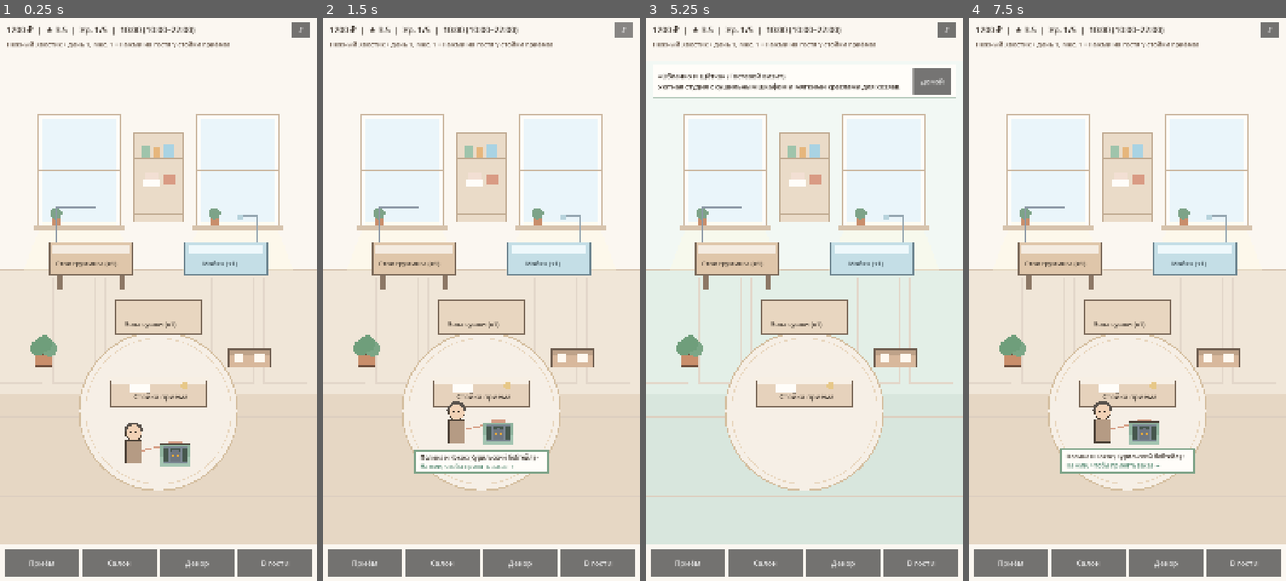
Above: before the commit, frames 1-4 (left to right).
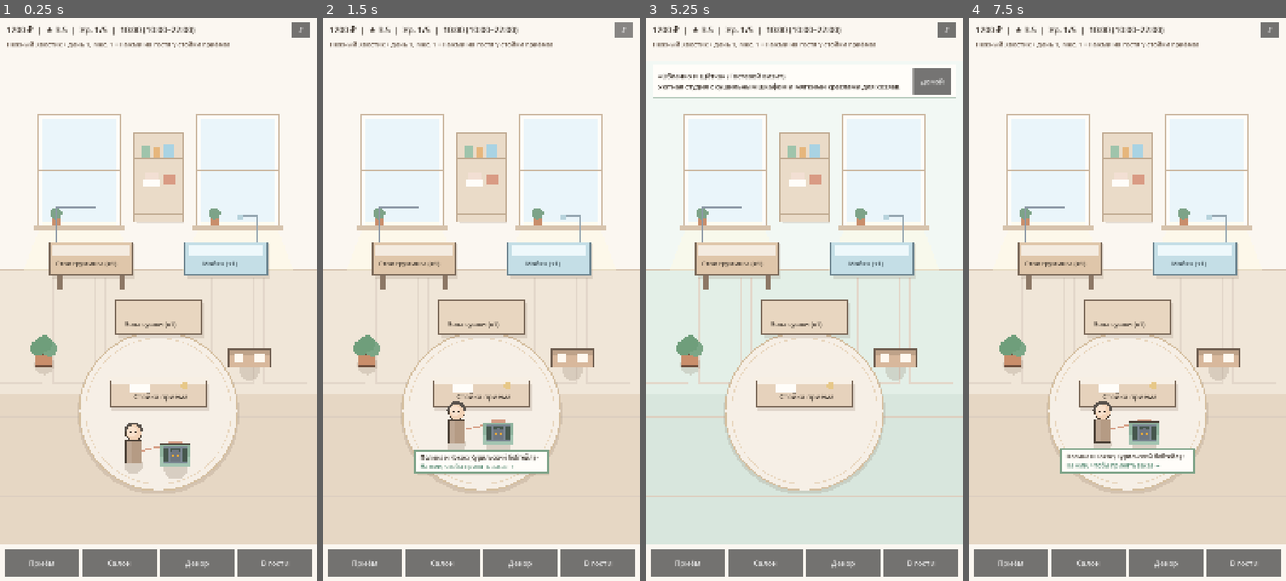
Above: after the commit, the same moments.

Repository: Div1kik/GroomingSalon
Game: Godot game, scene res://scenes/main.tscn
The game is run twice, just before and just after one commit, with the same random seed, the same clock (stepped at 60 frames per second) and the same inputs.
Inputs:
- Up to frame 1 (0.25 s): no input
- Up to frame 2 (1.5 s): click "♪" at 0.5 s; click "×" at 1.25 s
- Up to frame 3 (5.25 s): click "Приём" at 2 s; click "Салон" at 2.75 s; click "Декор" at 3.5 s; click "В гости" at 4.25 s; click "Домой" at 5 s
- Up to frame 4 (7.5 s): click "♪" at 5.75 s; click "×" at 6.5 s; click "Домой" at 7.25 s

The runs differ from the first frame. In frame 1, 1.0% of the frame differs, in the area x 10-86%, y 36-82%; in frame 2, 0.9%; in frame 3, 1.1%, in the area x 10-86%, y 36-70%; in frame 4, 0.8%.

Commit message:
Refactor drawing logic and update sound effects
Refactor drawing and zoom calculations for improved performance and clarity. Update sound effects for better user experience.

Diff:
--- a/scripts/salon_world.gd
+++ b/scripts/salon_world.gd
@@ -45,7 +45,7 @@
 		waiting_pet = state.spawn_pet_client()
 		_walk_progress = 0.0
 		if sound != null:
-			sound.play_soft_pop(1.35)
+			sound.play_door_bell()
 		queue_redraw()
 
 func get_current_pet() -> Dictionary:
@@ -53,6 +53,17 @@
 		waiting_pet = state.spawn_pet_client()
 		_walk_progress = 1.0
 	return waiting_pet
+
+func _get_view_size() -> Vector2:
+	var vp := get_viewport_rect().size
+	if vp.x <= 10.0 or vp.y <= 10.0:
+		return Vector2(1080.0, 1920.0)
+	return vp
+
+func _get_effective_zoom() -> float:
+	var vp := _get_view_size()
+	var auto_fit: float = max(1.0, vp.x / 1080.0)
+	return camera_zoom * auto_fit
 
 func _process(delta: float) -> void:
 	_anim_time += delta
@@ -163,7 +174,8 @@
 			state.update_decor_position(dragging_decor_idx, _screen_to_world(mm.position))
 			queue_redraw()
 		elif _pan_dragging:
-			var delta_x: float = (mm.position.x - _last_pointer_pos.x) / camera_zoom
+			var ez: float = _get_effective_zoom()
+			var delta_x: float = (mm.position.x - _last_pointer_pos.x) / ez
 			_last_pointer_pos = mm.position
 			camera_pan_x = clamp(camera_pan_x - delta_x, -260.0, 260.0)
 			queue_redraw()
@@ -183,8 +195,11 @@
 	return DOOR_POS.lerp(RECEPTION_POS + Vector2(0, 118), eased)
 
 func _screen_to_world(screen_pos: Vector2) -> Vector2:
-	var center := Vector2(540.0, 960.0)
-	return (screen_pos - center) / camera_zoom + center + Vector2(camera_pan_x, 0.0)
+	var vp := _get_view_size()
+	var screen_center := vp * 0.5
+	var world_center := Vector2(540.0, 960.0)
+	var ez: float = _get_effective_zoom()
+	return (screen_pos - screen_center) / ez + world_center + Vector2(camera_pan_x, 0.0)
 
 func _find_decor_at(world_pos: Vector2) -> int:
 	for i in range(state.placed_decor.size() - 1, -1, -1):
@@ -210,8 +225,11 @@
 	if state == null:
 		return
 
-	var center := Vector2(540.0, 960.0)
-	draw_set_transform(center - (center - Vector2(camera_pan_x, 0.0)) * camera_zoom, 0.0, Vector2.ONE * camera_zoom)
+	var vp := _get_view_size()
+	var screen_center := vp * 0.5
+	var world_center := Vector2(540.0, 960.0)
+	var ez: float = _get_effective_zoom()
+	draw_set_transform(screen_center - (world_center + Vector2(camera_pan_x, 0.0)) * ez, 0.0, Vector2.ONE * ez)
 
 	var wall_color := Color("fbf7f1")
 	var wainscot_color := Color("f0e6d8")
@@ -223,16 +241,18 @@
 		wainscot_color = Color("e3efe7")
 		floor_color = Color("d8e6dd")
 
-	draw_rect(Rect2(-1600, -400, 4280, 1680), wall_color)
-	draw_rect(Rect2(-1600, 860, 4280, 420), wainscot_color)
-	draw_line(Vector2(-1600, 860), Vector2(2680, 860), line_soft, 4.0)
-	for wx_panel in range(-1440, 2560, 180):
+	draw_rect(Rect2(-2400, -800, 5880, 2080), wall_color)
+	draw_rect(Rect2(-2400, 860, 5880, 420), wainscot_color)
+	draw_line(Vector2(-2400, 860), Vector2(3480, 860), line_soft, 4.0)
+	for wx_panel in range(-2160, 3280, 180):
 		draw_rect(Rect2(wx_panel, 885, 145, 360), line_soft.lightened(0.35), false, 2.5)
 
-	draw_rect(Rect2(-1600, 1280, 4280, 1200), floor_color)
+	draw_rect(Rect2(-2400, 1280, 5880, 1600), floor_color)
 	for fy in [1360.0, 1450.0, 1540.0, 1630.0, 1720.0]:
-		draw_line(Vector2(-1600, fy), Vector2(2680, fy), line_soft.lightened(0.22), 2.5)
-
+		draw_line(Vector2(-2400, fy), Vector2(3480, fy), line_soft.lightened(0.22), 2.5)
+
+	# Центральный коврик с объёмной окантовкой
+	draw_circle(Vector2(540, 1348), 276.0, Color(0.45, 0.36, 0.28, 0.16))
 	draw_circle(Vector2(540, 1340), 270.0, Color("f6efe6"))
 	draw_circle(Vector2(540, 1340), 270.0, Color("d4be9f"), false, 5.0)
 	draw_circle(Vector2(540, 1340), 248.0, Color("e8d6be"), false, 2.5)
@@ -243,7 +263,7 @@
 		draw_colored_polygon(PackedVector2Array([
 			Vector2(wx + 14, 696), Vector2(wx + 266, 696),
 			Vector2(wx + 330, 860), Vector2(wx - 50, 860)
-		]), Color(1.0, 0.98, 0.88, 0.38))
+		]), Color(1.0, 0.98, 0.88, 0.42))
 		draw_rect(Rect2(wx, 330, 280, 380), Color("cbb7a0"), false, 5.0)
 		draw_line(Vector2(wx + 140, 330), Vector2(wx + 140, 710), Color("cbb7a0"), 3.5)
 		draw_line(Vector2(wx, 520), Vector2(wx + 280, 520), Color("cbb7a0"), 3.5)
@@ -297,6 +317,7 @@
 	draw_set_transform(Vector2.ZERO, 0.0, Vector2.ONE)
 
 func _draw_cosmetic_shelf(pos: Vector2) -> void:
+	draw_rect(Rect2(pos - Vector2(76, 144), Vector2(164, 300)), Color(0.45, 0.36, 0.28, 0.16))
 	draw_rect(Rect2(pos - Vector2(82, 150), Vector2(164, 300)), Color("eadbc8"))
 	draw_rect(Rect2(pos - Vector2(82, 150), Vector2(164, 300)), Color("bfa990"), false, 4.0)
 	for sy in [-65.0, 30.0, 125.0]:
@@ -309,9 +330,10 @@
 	draw_rect(Rect2(pos + Vector2(18, -8), Vector2(38, 34)), Color("d99b84"))
 
 func _draw_reception_desk(pos: Vector2) -> void:
+	draw_rect(Rect2(pos - Vector2(158, 36), Vector2(330, 96)), Color(0.45, 0.36, 0.28, 0.18))
 	var rect := Rect2(pos - Vector2(165, 44), Vector2(330, 88))
 	draw_rect(rect, Color("e6d2bc"))
-	draw_rect(Rect2(pos - Vector2(174, 54), Vector2(348, 20)), Color("f7efe4"))
+	draw_rect(Rect2(pos - Vector2(174, 54), Vector2(348, 22)), Color("f7efe4"))
 	draw_rect(rect, Color("7a6858"), false, 4.0)
 	draw_rect(Rect2(pos + Vector2(-95, -34), Vector2(66, 28)), Color("fffdf9"))
 	draw_circle(pos + Vector2(88, -26), 12.0, Color("e7c888"))
@@ -319,6 +341,7 @@
 	draw_string(font, pos + Vector2(-84, 20), "Стойка приёма", HORIZONTAL_ALIGNMENT_LEFT, -1, 24, Color("3c332b"))
 
 func _draw_grooming_table(pos: Vector2, count: int) -> void:
+	draw_rect(Rect2(pos - Vector2(134, 48), Vector2(284, 120)), Color(0.45, 0.36, 0.28, 0.16))
 	draw_line(pos + Vector2(-115, -55), pos + Vector2(-115, -175), Color("8d99a6"), 6.0)
 	draw_line(pos + Vector2(-115, -175), pos + Vector2(15, -175), Color("8d99a6"), 6.0)
 	draw_line(pos + Vector2(0, -175), pos + Vector2(0, -135), Color("d98a7e"), 3.0)
@@ -326,23 +349,25 @@
 	draw_rect(Rect2(pos + Vector2(97, 52), Vector2(18, 56)), Color("8c7765"))
 	var rect := Rect2(pos - Vector2(142, 56), Vector2(284, 112))
 	draw_rect(rect, Color("dfc6aa"))
-	draw_rect(Rect2(pos - Vector2(132, 46), Vector2(264, 32)), Color("f4ebe0"))
+	draw_rect(Rect2(pos - Vector2(132, 46), Vector2(264, 34)), Color("f4ebe0"))
 	draw_rect(rect, Color("7a6858"), false, 4.0)
 	var font: Font = ThemeDB.fallback_font
 	draw_string(font, pos + Vector2(-120, 26), "Стол груминга (x%d)" % count, HORIZONTAL_ALIGNMENT_LEFT, -1, 22, Color("3c332b"))
 
 func _draw_wash_bath(pos: Vector2, count: int) -> void:
+	draw_rect(Rect2(pos - Vector2(132, 48), Vector2(280, 120)), Color(0.45, 0.36, 0.28, 0.16))
 	draw_line(pos + Vector2(105, -54), pos + Vector2(105, -145), Color("94a5b0"), 6.0)
 	draw_line(pos + Vector2(105, -145), pos + Vector2(55, -145), Color("94a5b0"), 6.0)
 	draw_circle(pos + Vector2(50, -138), 10.0, Color("b7d3dc"))
 	var rect := Rect2(pos - Vector2(140, 56), Vector2(280, 112))
 	draw_rect(rect, Color("c4dee6"))
-	draw_rect(Rect2(pos - Vector2(128, 44), Vector2(256, 30)), Color("eef8fb"))
+	draw_rect(Rect2(pos - Vector2(128, 44), Vector2(256, 32)), Color("eef8fb"))
 	draw_rect(rect, Color("6c848f"), false, 4.0)
 	var font: Font = ThemeDB.fallback_font
 	draw_string(font, pos + Vector2(-80, 26), "Мойка (x%d)" % count, HORIZONTAL_ALIGNMENT_LEFT, -1, 22, Color("34434a"))
 
 func _draw_dry_zone(pos: Vector2, count: int, has_cabinet: bool) -> void:
+	draw_rect(Rect2(pos - Vector2(137, 50), Vector2(290, 124)), Color(0.45, 0.36, 0.28, 0.16))
 	var title: String = "Сушильный шкаф" if has_cabinet else "Зона сушки"
 	var col: Color = Color("c5dcd1") if has_cabinet else Color("e8d6c0")
 	var rect := Rect2(pos - Vector2(145, 58), Vector2(290, 116))
@@ -361,9 +386,12 @@
 	var hair_col: Color = pet.get("owner_hair", Color("6b4e3d"))
 
 	var owner_pos := base_pos + Vector2(-85, -16 - walk_bob)
+	draw_circle(owner_pos + Vector2(0, 68), 32.0, Color(0.42, 0.34, 0.26, 0.22))
 	draw_rect(Rect2(owner_pos + Vector2(-28, -14), Vector2(56, 78)), shirt_col)
+	draw_rect(Rect2(owner_pos + Vector2(-28, -14), Vector2(22, 78)), shirt_col.lightened(0.12))
 	draw_rect(Rect2(owner_pos + Vector2(-28, -14), Vector2(56, 78)), Color("4a3f35"), false, 3.0)
 	draw_circle(owner_pos + Vector2(0, -42), 28.0, Color("f2d2b6"))
+	draw_circle(owner_pos + Vector2(-6, -46), 18.0, Color("f9e1cc"))
 	draw_circle(owner_pos + Vector2(0, -42), 28.0, Color("4a3f35"), false, 3.0)
 	draw_arc(owner_pos + Vector2(0, -45), 28.0, PI, TAU, 18, hair_col, 10.0)
 	draw_circle(owner_pos + Vector2(-9, -42), 3.5, Color("3c332b"))
@@ -371,11 +399,9 @@
 
 	var pet_pos := base_pos + Vector2(58, 18 - walk_bob * 0.8)
 	if in_carrier:
-		# Хозяин держит ручку переноски с питомцем внутри
 		draw_line(owner_pos + Vector2(26, 20), pet_pos + Vector2(-24, -36), Color("d69e85"), 5.0)
 		_draw_hall_carrier(pet_pos, pet)
 	else:
-		# Крупные породы (корги, самоед, бигль) идут рядом на поводке
 		draw_line(owner_pos + Vector2(26, 16), pet_pos + Vector2(-22, -14), Color("c98a78"), 3.5)
 		var tex: Texture2D = _get_optional_texture(str(pet.get("sprite_path", "")))
 		if tex != null:
@@ -387,6 +413,7 @@
 	if _walk_progress >= 0.85:
 		var pulse: float = sin(_anim_time * 4.0) * 4.0
 		var bubble := Rect2(base_pos + Vector2(-225, 76 + pulse), Vector2(450, 78))
+		draw_rect(Rect2(bubble.position + Vector2(5, 6), bubble.size), Color(0.42, 0.34, 0.26, 0.16))
 		draw_rect(bubble, Color("fffdf9"))
 		draw_rect(bubble, Color("7da388"), false, 4.0)
 		var font: Font = ThemeDB.fallback_font
@@ -395,13 +422,11 @@
 		draw_string(font, bubble.position + Vector2(16, 62), "Нажми, чтобы принять заказ →", HORIZONTAL_ALIGNMENT_LEFT, 418, 20, Color("5a8d76"))
 
 func _draw_hall_carrier(p: Vector2, pet: Dictionary) -> void:
+	draw_circle(p + Vector2(0, 40), 42.0, Color(0.42, 0.34, 0.26, 0.22))
 	var box := Rect2(p + Vector2(-52, -38), Vector2(104, 76))
-	# Верх и ручка переноски
 	draw_rect(box, Color("8fb39e"))
 	draw_rect(Rect2(p + Vector2(-22, -48), Vector2(44, 12)), Color("d69e85"))
-	# Нижний поддон
 	draw_rect(Rect2(box.position + Vector2(0, 40), Vector2(104, 36)), Color("a3c4b1"))
-	# Окошко с питомцем внутри
 	var win := Rect2(box.position + Vector2(12, 10), Vector2(80, 52))
 	draw_rect(win, Color("46574d"))
 	var body_col: Color = pet.get("body_color", Color("e6b67c"))
@@ -411,7 +436,6 @@
 	draw_circle(p + Vector2(8, 0), 4.0, Color("fffdf9"))
 	draw_circle(p + Vector2(-8, 0), 2.2, eye_col)
 	draw_circle(p + Vector2(8, 0), 2.2, eye_col)
-	# Решётка дверцы
 	draw_rect(win, Color("7a8691"), false, 3.0)
 	for gx in [win.position.x + 20.0, win.position.x + 40.0, win.position.x + 60.0]:
 		draw_line(Vector2(gx, win.position.y), Vector2(gx, win.position.y + win.size.y), Color("7a8691"), 2.5)
@@ -446,6 +470,8 @@
 		rx = 42.0
 		ry = 36.0
 
+	_draw_ellipse_mini(p + Vector2(0, ry + 14), rx * 1.05, 8.0, Color(0.42, 0.34, 0.26, 0.24), false)
+
 	if vtype == "bobtail":
 		draw_circle(p + Vector2(rx * 0.95, 8 + tail_swing * 0.3), 11.0, acc_col)
 	elif vtype == "mainecoon" or vtype == "persian" or vtype == "spitz" or vtype == "samoyed":
@@ -458,14 +484,13 @@
 	else:
 		draw_line(p + Vector2(rx * 0.85, 8), p + Vector2(rx * 1.25, -8 + tail_swing), body_col, 9.0)
 
-	_draw_ellipse_mini(p + Vector2(0, 12), rx, ry, body_col)
-	if vtype == "mainecoon" or vtype == "poodle" or vtype == "spitz" or vtype == "samoyed":
-		draw_circle(p + Vector2(-16 * s, 4), 17.0 * s, acc_col)
-		draw_circle(p + Vector2(16 * s, 4), 17.0 * s, acc_col)
+	_draw_ellipse_mini(p + Vector2(0, 12), rx, ry, body_col.darkened(0.1), true)
+	_draw_ellipse_mini(p + Vector2(-2, 9), rx * 0.88, ry * 0.84, body_col, false)
 
 	var head := p + Vector2(-rx * 0.25 if vtype == "dachshund" else 0.0, -ry * 0.95)
 	var hr: float = 28.0 * clamp(s, 0.88, 1.15)
-	draw_circle(head, hr, body_col)
+	draw_circle(head, hr, body_col.darkened(0.08))
+	draw_circle(head + Vector2(-2, -3), hr * 0.88, body_col)
 	draw_circle(head, hr, Color("5c4d40"), false, 2.8)
 
 	match vtype:
@@ -505,6 +530,7 @@
 func _draw_decor_item(pos: Vector2, item: Dictionary, is_selected: bool) -> void:
 	var id: String = str(item.get("id", ""))
 	var col: Color = item.get("color", Color("6f9e7b"))
+	draw_circle(pos + Vector2(0, 42), 34.0, Color(0.42, 0.34, 0.26, 0.18))
 	if id.begins_with("plant"):
 		draw_rect(Rect2(pos + Vector2(-28, 8), Vector2(56, 38)), Color("c98e6b"))
 		draw_rect(Rect2(pos + Vector2(-28, 8), Vector2(56, 38)), Color("6e4d3b"), false, 3.0)
@@ -538,6 +564,7 @@
 	var apron: Color = apron_cols[idx % apron_cols.size()]
 	var work_bob: float = sin(_anim_time * 10.0) * 3.0 if is_working else 0.0
 	var p := pos + Vector2(0, work_bob)
+	draw_circle(p + Vector2(0, 52), 26.0, Color(0.42, 0.34, 0.26, 0.2))
 	draw_rect(Rect2(p + Vector2(-24, -12), Vector2(48, 62)), apron)
 	draw_rect(Rect2(p + Vector2(-24, -12), Vector2(48, 62)), Color("4a3f35"), false, 2.5)
 	draw_circle(p + Vector2(0, -36), 24.0, Color("f0cfb0"))
